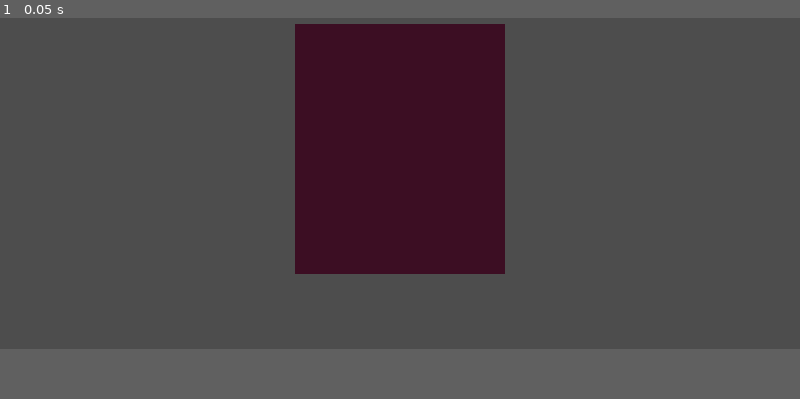
Above: before the commit, frame 1.
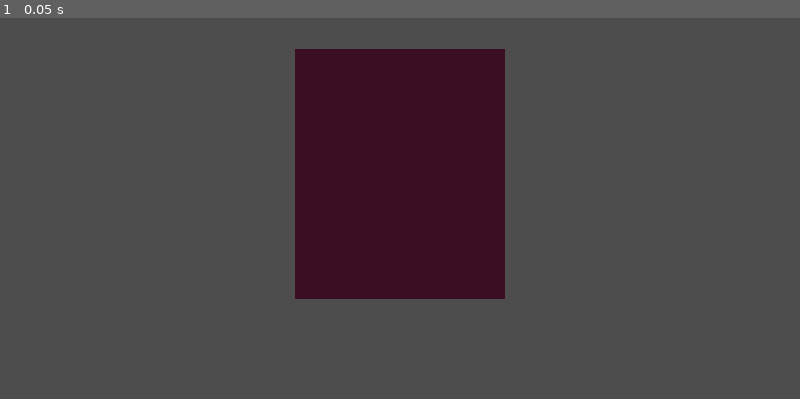
Above: after the commit, the same moment.

Repository: wang-hun/WCZB
Game: Godot game, scene res://Scene/Login.tscn
Two runs of this game, one before a commit and one after it. Both use one fixed random seed, a clock stepped at 60 frames per second and the inputs below.
Inputs:
- Up to frame 1 (0.05 s): no input
The window is 800x400 before the commit and 800x450 after it. Grey fills any space a smaller window leaves; there, only what the larger window draws over its background counts as a difference.

The runs differ from the first frame. In frame 1, 3.4% of the frame differs, in the area x 36-64%, y 1-74%.

Commit message:
登录页 的最初设计

Diff:
--- a/Scene/Login.tscn
+++ b/Scene/Login.tscn
@@ -1,4 +1,6 @@
-[gd_scene format=3 uid="uid://cdgy7w5qg6fp2"]
+[gd_scene load_steps=2 format=3 uid="uid://cdgy7w5qg6fp2"]
+
+[ext_resource type="Texture2D" uid="uid://dcxfcfdc7y3xk" path="res://texture/LoginBG.png" id="1_vhlv8"]
 
 [node name="Login" type="Control"]
 layout_mode = 3
@@ -7,6 +9,20 @@
 anchor_bottom = 1.0
 grow_horizontal = 2
 grow_vertical = 2
+
+[node name="Backgrand" type="TextureRect" parent="."]
+layout_mode = 1
+anchors_preset = 15
+anchor_right = 1.0
+anchor_bottom = 1.0
+offset_left = -160.0
+offset_top = -90.0
+offset_right = 160.0
+offset_bottom = 90.0
+grow_horizontal = 2
+grow_vertical = 2
+texture = ExtResource("1_vhlv8")
+stretch_mode = 4
 
 [node name="LoginRect" type="ColorRect" parent="."]
 custom_minimum_size = Vector2(420, 500)
@@ -23,11 +39,3 @@
 grow_horizontal = 2
 grow_vertical = 2
 color = Color(0.235932, 0.0574429, 0.136179, 1)
-
-[node name="Backgrand" type="TextureRect" parent="."]
-layout_mode = 1
-anchors_preset = 15
-anchor_right = 1.0
-anchor_bottom = 1.0
-grow_horizontal = 2
-grow_vertical = 2
--- a/project.godot
+++ b/project.godot
@@ -18,7 +18,7 @@
 [display]
 
 window/size/viewport_width=1600
-window/size/viewport_height=800
+window/size/viewport_height=900
 
 [dotnet]
 
